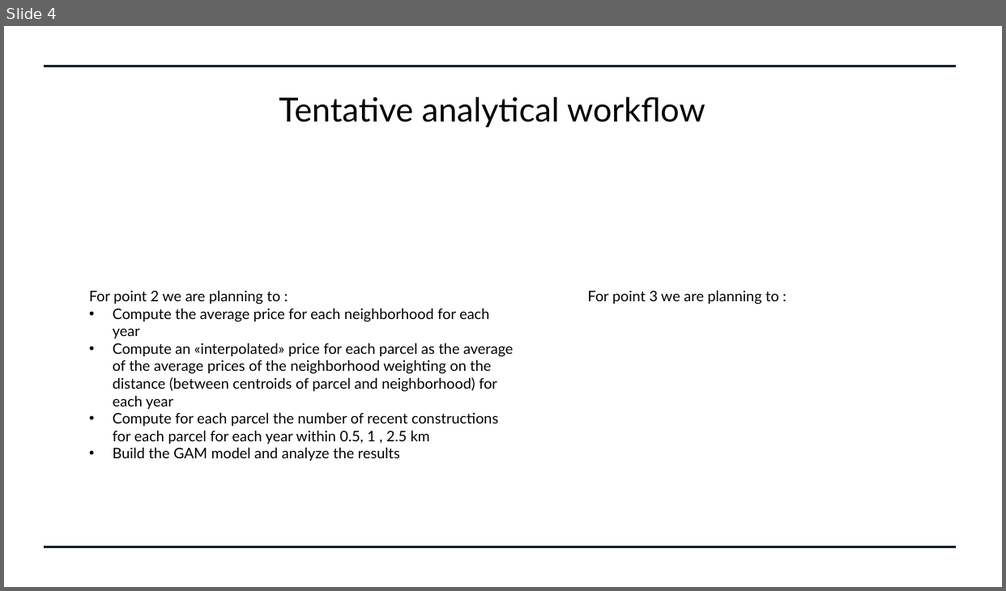
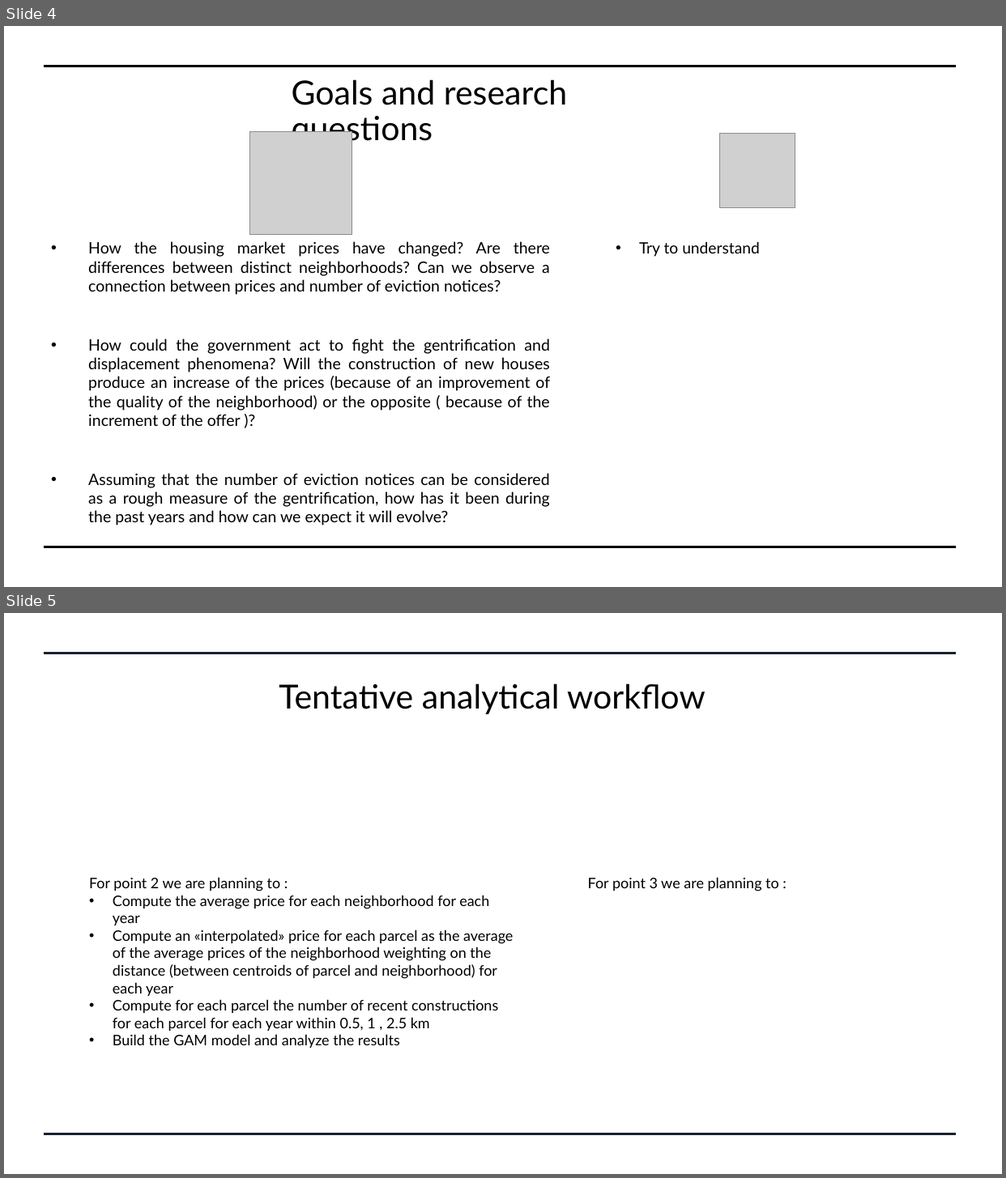
Before and after one commit to pietrobogani/SF-houses, a slide deck: ppt_parziale.pptx. Shown one above the other, each under a label of ours: slide 4 before the commit, slides 4 and 5 after it. The pictures are 1006x591 and 1006x1178 pixels, drawn with LibreOffice and Linux fonts; fonts in the diff are those of the drawing; grey boxes stand for pictures. Boxes give left, top, right and bottom in pixels: in the first picture for what was removed or moved away, otherwise in the second. Text is boxed around its words. In the diff, an @@ line names an element or a change of style, - is before the commit and + after.

```diff
--- a/ppt_parziale.pptx
+++ b/ppt_parziale.pptx
@@ slide 4 added at (4, 26, 1002, 587), background #FFFFFF @@
@@ line added from (44, 66) to (957, 66), #000000 2.25 pt @@
@@ title added at (292, 79, 567, 147), 32 pt, text #000000 @@
+Goals and research questions
@@ picture added at (249, 132, 352, 235) @@
@@ picture added at (720, 134, 795, 209) @@
@@ subtitle added at (88, 241, 550, 526), 15.2 pt, text #000000 @@
+• How the housing market prices have changed? Are there differences between distinct neighborhoods? Can we observe a connection between prices and number of eviction notices?
+• How could the government act to fight the gentrification and displacement phenomena? Will the construction of new houses produce an increase of the prices (because of an improvement of the quality of the neighborhood) or the opposite ( because of the increment of the offer )?
+• Assuming that the number of eviction notices can be considered as a rough measure of the gentrification, how has it been during the past years and how can we expect it will evolve?
@@ text added at (639, 241, 760, 257), 15 pt, text #000000 @@
+• Try to understand
@@ line added from (44, 547) to (957, 547), #000000 2.25 pt @@
@@ what was slide 4 is now slide 5 @@
```
Also in this commit, not shown: 3 slides changed.
